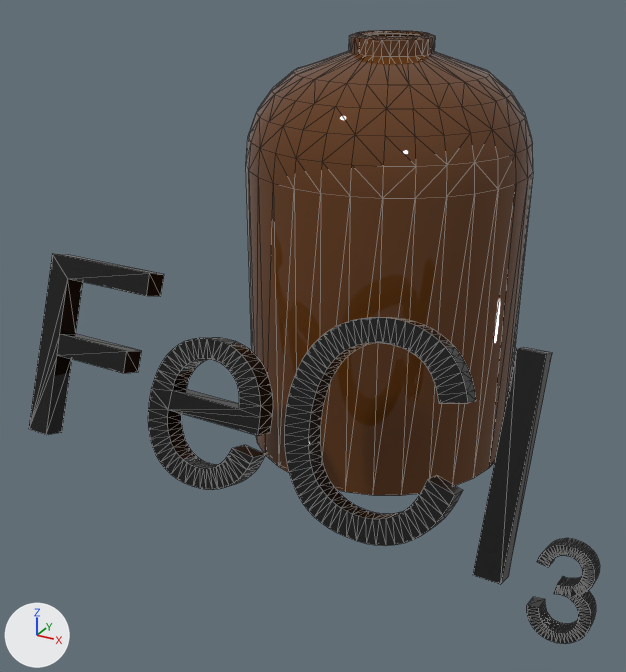
The glTF model public/model/fecl3.glb: old version first, new version second.
The view is the same before and after, from a camera (50 mm lens) standing at (0.124, -0.28, 0.173) and looking at (-0.01, -0.037, 0.051). Arrows for +X, +Y and +Z are at lower left; the lights stay in place. Mesh edges are drawn as thin lines. Vertices at the same position are counted once.

The first picture shows 'FeCl3'.
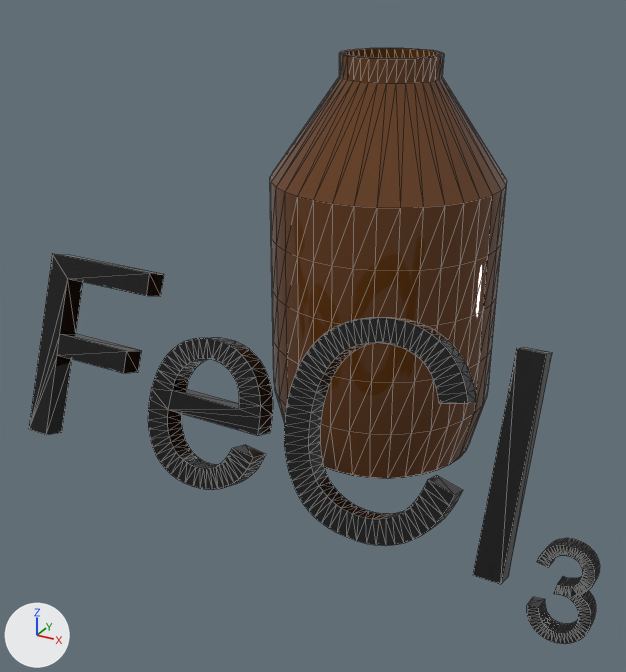
The newer file is also rescaled (x39.37) as a whole; pictures and numbers use the older file's frame.

Boxes (x1, y1, x2, y2) around the edits, measured in the pictures (626 x 672 px):
'FeCl3', reshaped
    before: (29, 31, 600, 644)
    after: (29, 48, 600, 644)
part 1 of me_fecl3, rebuilt (17% narrower, 7% shorter)
    before: (246, 31, 533, 496)
    after: (270, 48, 507, 479)

What changed in the scene script:
```text
Change me_fecl3:
    used by ob_fecl3; location = (0.0, 0.0, 0.0)
    remove me_fecl3.from_pydata(...)  # 1474 vertices, 2928 faces; spans x -0.102..0.102, y -0.09..0.05, z 0.0..0.149
    add me_fecl3.from_pydata(...)  # 1378 vertices, 2736 faces; spans x -0.102..0.102, y -0.09..0.042, z -0.002..0.143
    me_fecl3 part 1: the loose piece of 672 vertices spanning x -0.05..0.05, y -0.05..0.05, z 0.0..0.149 is rebuilt with 576 vertices and now spans x -0.042..0.042, y -0.042..0.042, z -0.002..0.143
```
